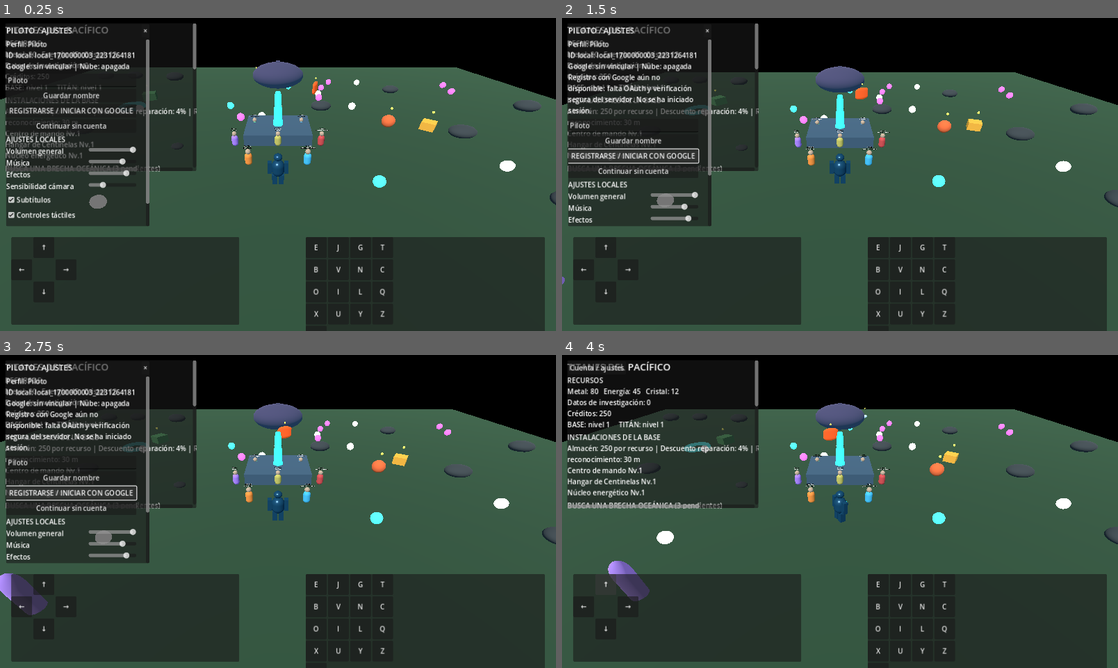
Above: before the commit, frames 1-4 (two rows, left to right).
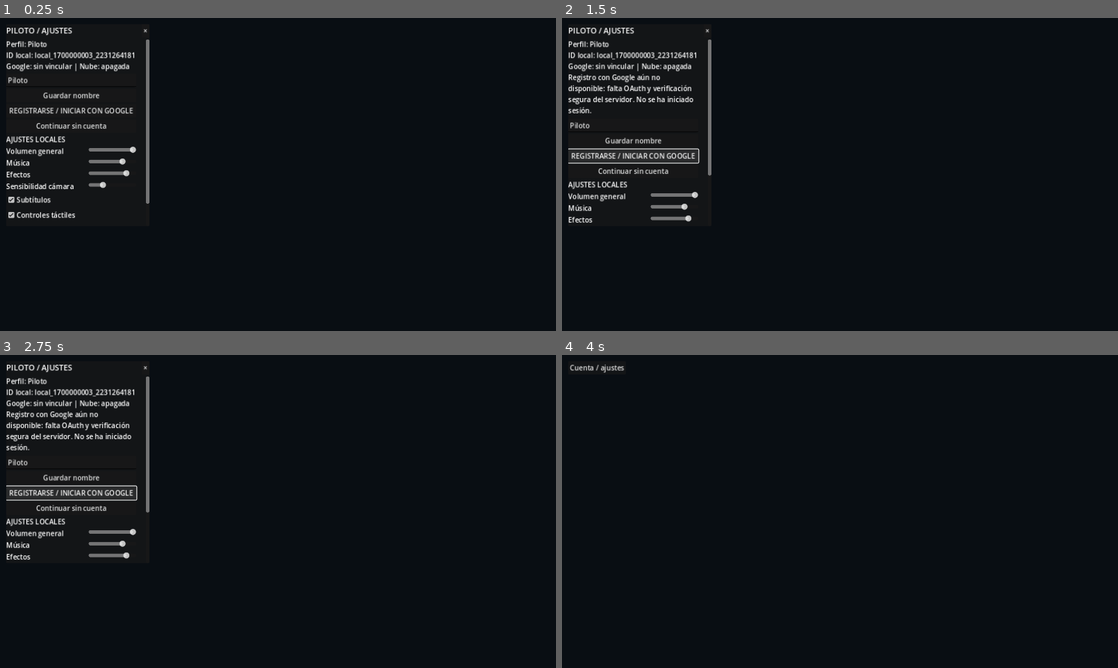
Above: after the commit, the same moments.

Repository: edwjacpinros2012-dev/Titanes-del-Pac-fico-
Game: Godot game, scene res://scenes/main.tscn
The game is run twice, just before and just after one commit, with the same random seed, the same clock (stepped at 60 frames per second) and the same inputs.
Inputs (mouse positions are in pixels of both pictures, inside the frame that each line leads up to):
- Up to frame 1 (0.25 s): no input
- Up to frame 2 (1.5 s): click "REGISTRARSE / INICIAR CON GOO…" at 0.5 s; click "REGISTRARSE / INICIAR CON GOO…" at 1.25 s
- Up to frame 3 (2.75 s): click "REGISTRARSE / INICIAR CON GOO…" at 2 s
- Up to frame 4 (4 s): click "×" at 2.75 s; click (606, 583) at 3.5 s, where only the run before the commit has a clickable "↑"

The runs differ from the first frame. In frame 1, 71% of the frame differs, in the area x 0-100%, y 1-100%; in frame 2, 69%; in frame 3, 69%; in frame 4, 77%.
Error after the commit: Parse Error: Could not parse global class "TradeManager" from "res://scripts/economy/trade_manager.gd". (res://scripts/main.gd:14)

Commit message:
Persist market credits and stock safely

Diff:
--- a/scripts/economy/trade_manager.gd
+++ b/scripts/economy/trade_manager.gd
@@ -3,6 +3,9 @@
 
 signal credits_changed(total: int)
 signal trade_completed(good_id: String, direction: String, quantity: int)
+
+const STATE_VERSION := 1
+const MAX_STOCK := 1000000
 
 var credits: int = 250
 var last_message: String = "Mercado costero disponible."
@@ -37,7 +40,7 @@
 		last_message = "No tienes suficientes unidades para vender."
 		return false
 	inventory[good_id] = int(inventory[good_id]) - quantity
-	market_stock[good_id] = int(market_stock.get(good_id, 0)) + quantity
+	market_stock[good_id] = mini(MAX_STOCK, int(market_stock.get(good_id, 0)) + quantity)
 	var payment := int(sell_prices[good_id]) * quantity
 	credits += payment
 	last_message = "Vendiste %d de %s y recibiste %d créditos." % [quantity, good_id, payment]
@@ -51,8 +54,24 @@
 	credits += amount
 	credits_changed.emit(credits)
 
+func export_state() -> Dictionary:
+	return {
+		"version": STATE_VERSION,
+		"credits": maxi(0, credits),
+		"market_stock": market_stock.duplicate(true)
+	}
+
+func import_state(data: Dictionary) -> void:
+	credits = maxi(0, int(data.get("credits", credits)))
+	var saved_stock: Variant = data.get("market_stock", {})
+	if saved_stock is Dictionary:
+		for good_id in buy_prices:
+			if saved_stock.has(good_id):
+				market_stock[good_id] = clampi(int(saved_stock[good_id]), 0, MAX_STOCK)
+	credits_changed.emit(credits)
+
 func get_market_text() -> String:
-	return "MERCADO COSTERO | Créditos: %d\n1 Comprar 3 metal (%d c) | 2 Comprar 3 energía (%d c) | 3 Comprar 2 cristal (%d c)\n4 Vender 3 metal (%d c) | 5 Vender 3 energía (%d c) | 6 Vender 2 cristal (%d c)\nC: cerrar mercado" % [
+	return "MERCADO COSTERO | Créditos: %d\\n1 Comprar 3 metal (%d c) | 2 Comprar 3 energía (%d c) | 3 Comprar 2 cristal (%d c)\\n4 Vender 3 metal (%d c) | 5 Vender 3 energía (%d c) | 6 Vender 2 cristal (%d c)\\nC: cerrar mercado" % [
 		credits,
 		int(buy_prices["metal"]) * 3,
 		int(buy_prices["energia"]) * 3,
@@ -61,3 +80,4 @@
 		int(sell_prices["energia"]) * 3,
 		int(sell_prices["cristal"]) * 2
 	]
+}
